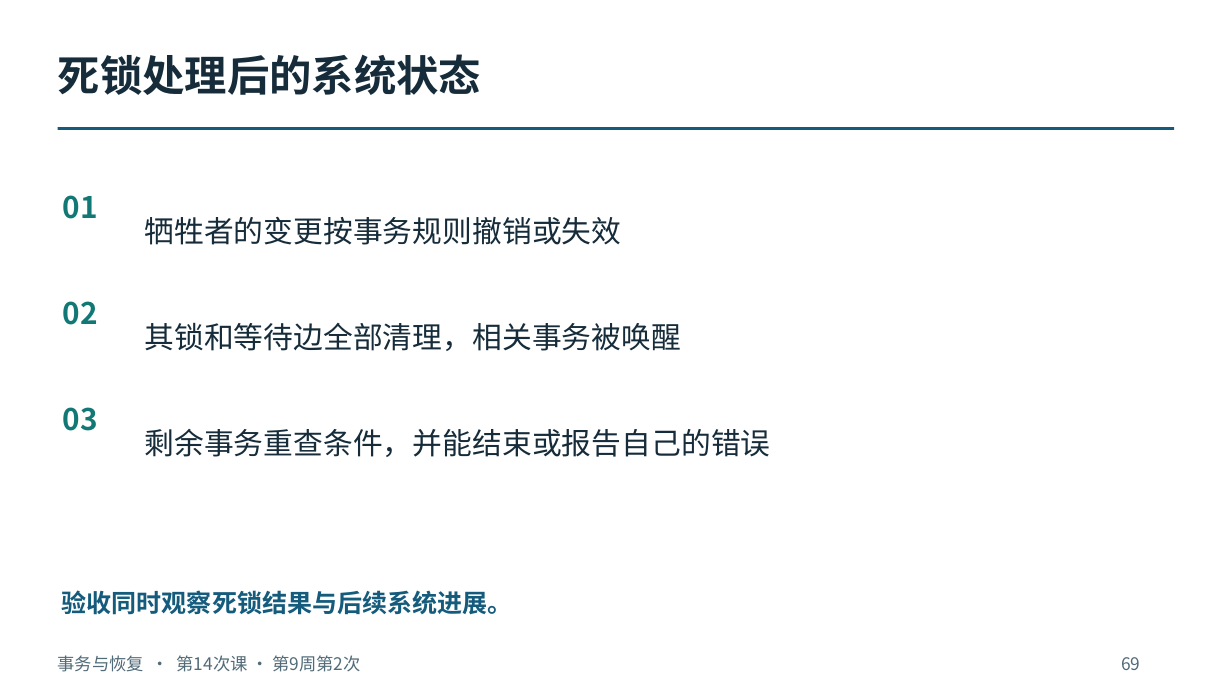
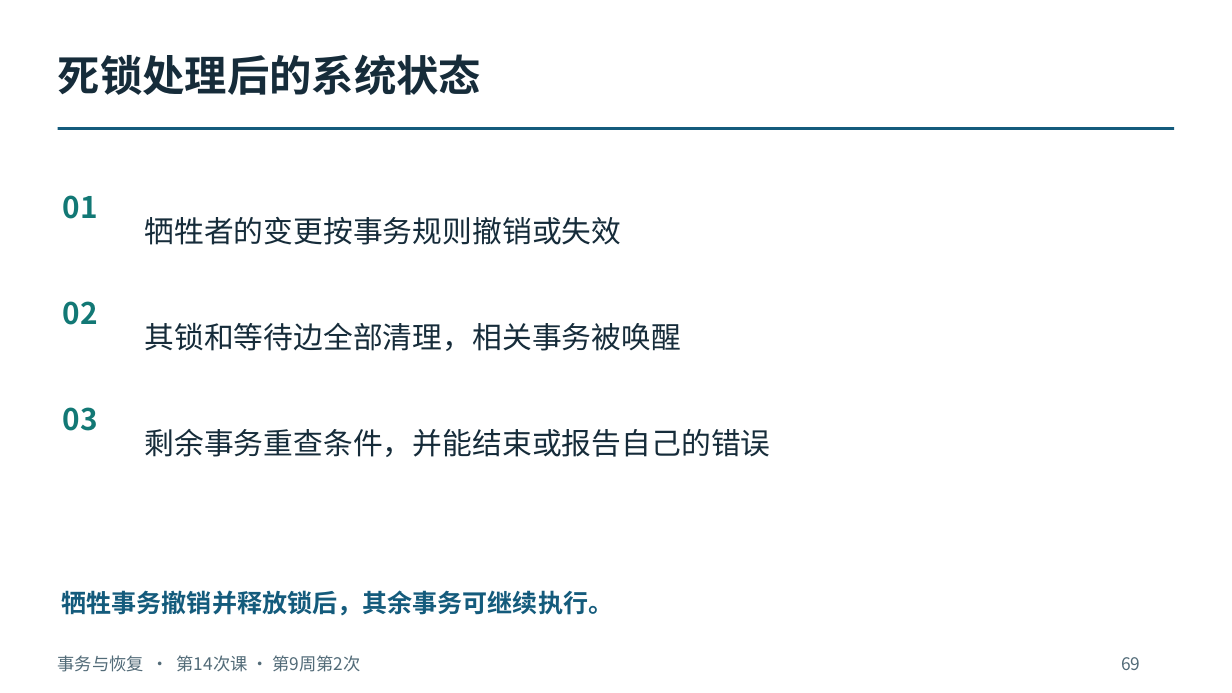
Before and after one commit to intellistream/database-kernel-course-student, a slide deck: slide 69 of 01_课件（第6版）/04_事务与恢复.pptx. Drawn at 1232x693 pixels with LibreOffice and Linux fonts; fonts in the diff are those of the drawing. Boxes give left, top, right and bottom in pixels: in the first picture for what was removed or moved away, otherwise in the second. Text is boxed around its words. In the diff, an @@ line names an element or a change of style, - is before the commit and + after.

Commit message:
Polish wording in lesson slides and module decks

```diff
--- a/01_课件（第6版）/04_事务与恢复.pptx
+++ b/01_课件（第6版）/04_事务与恢复.pptx
@@ text at bbox=[62, 590, 614, 615]: text changed @@
-验收同时观察死锁结果与后续系统进展。
+牺牲事务撤销并释放锁后，其余事务可继续执行。
```
Also in this commit, not shown: 21 other slides changed, 26 other files.
